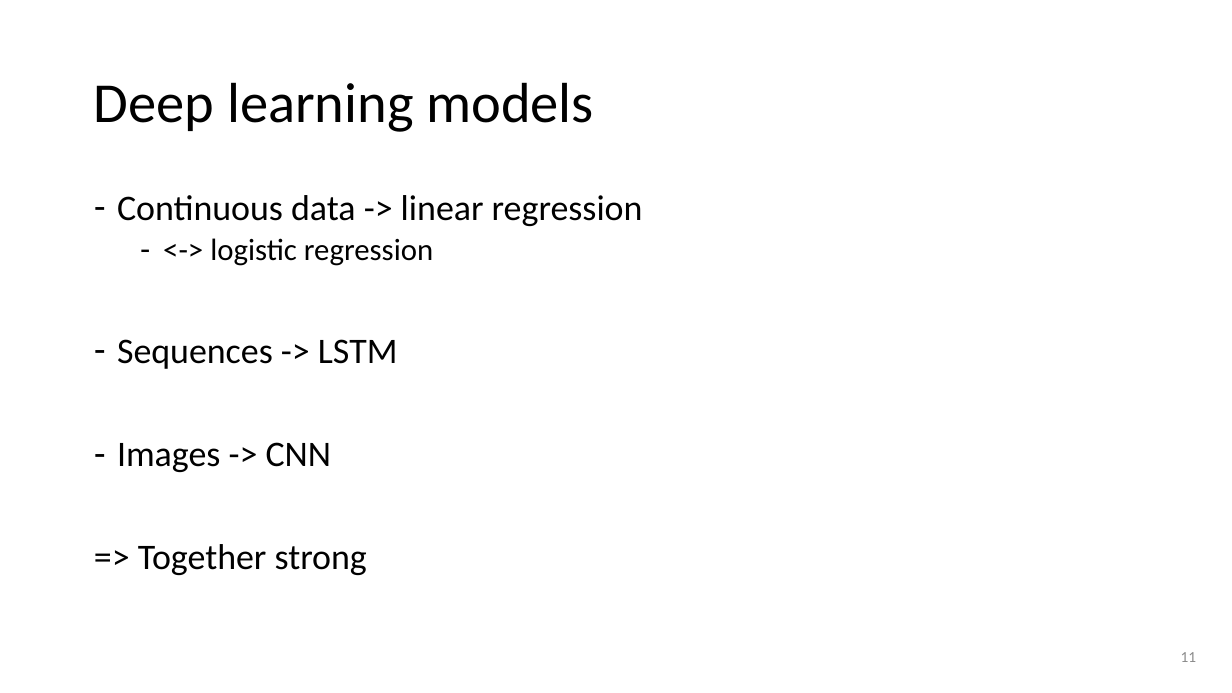
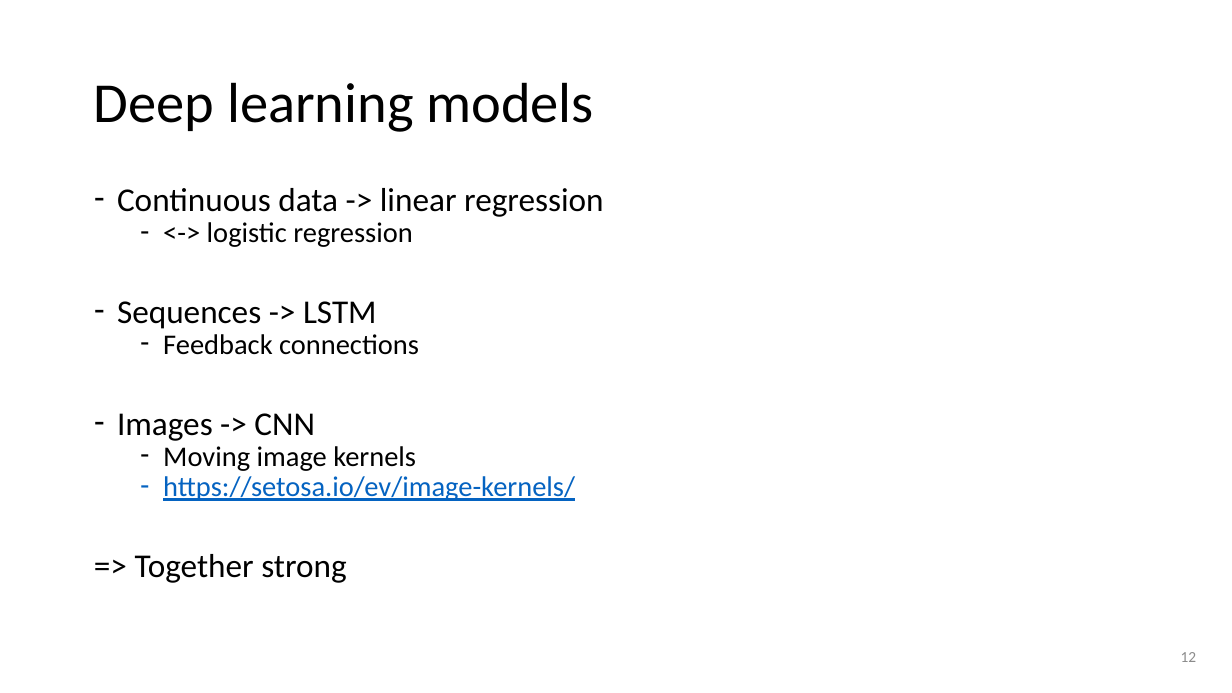
Before and after one commit to lancedw/3D-state-prediction-for-surface-vessels-using-IMU-data-and-images, a slide deck: slide 12 of Documentation/Presentations/April_presentation.pptx (slide 11 before the commit). Drawn at 1232x693 pixels with LibreOffice and Linux fonts; fonts in the diff are those of the drawing; background and template pictures are left out. Boxes give left, top, right and bottom in pixels: in the first picture for what was removed or moved away, otherwise in the second. Text is boxed around its words. In the diff, an @@ line names an element or a change of style, - is before the commit and + after.

```diff
--- a/Documentation/Presentations/April_presentation.pptx
+++ b/Documentation/Presentations/April_presentation.pptx
@@ text at [117, 188, 604, 583]: size 28 to 25.9 pt in "Continuous data -> linear regression", "Sequences -> LSTM", "Images -> CNN", "=> Together strong"; size 24 to 22.2 pt in "<-> logistic regression"; line spacing 0.9 to 0.7 @@
@@ text at [163, 334, 419, 355]: paragraph added @@
+  – Feedback connections
@@ text at [163, 446, 575, 501]: paragraphs added @@
+  – Moving image kernels
+  – https://setosa.io/ev/image-kernels/
@@ page number at [1181, 652, 1197, 662]: text changed @@
-11
+12
```
Also in this commit, not shown: 3 other slides changed, 1 slide added.
